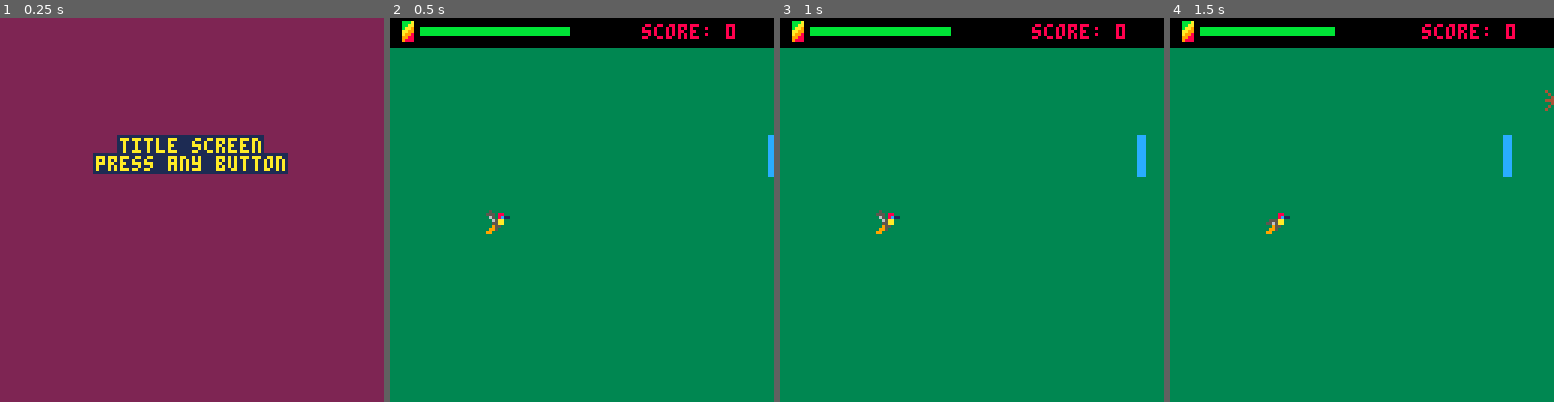
Above: before the commit, frames 1-4 (left to right).
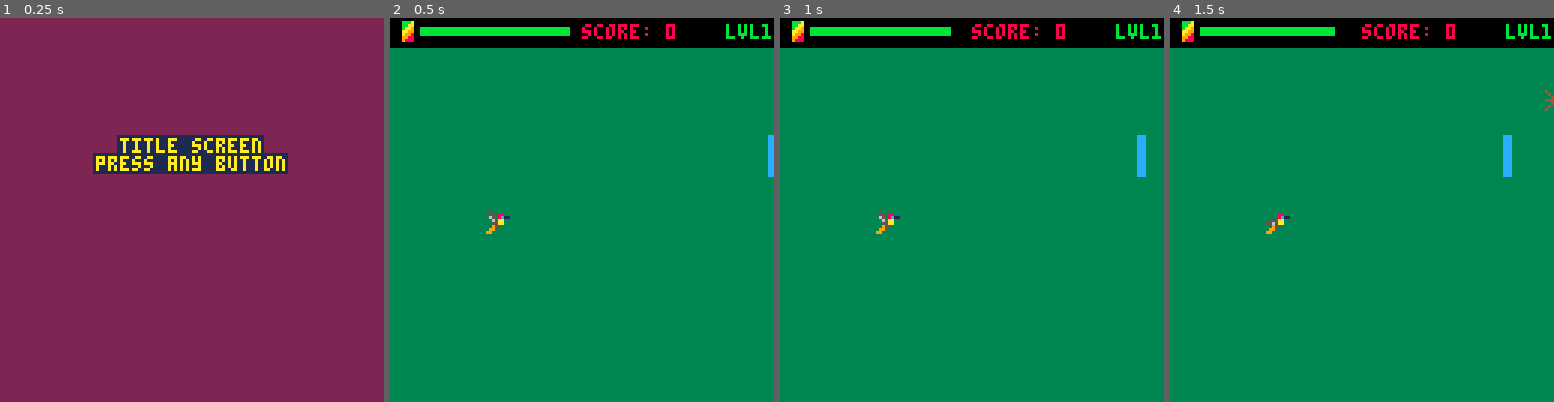
Above: after the commit, the same moments.

Repository: Cuttleshock/PICO-8-projects
Game: PICO-8 cartridge humm.p8
Same seed, same stepped clock (60 frames per second), same inputs: the game is played once before the commit and once after it.
Inputs:
- Up to frame 1 (0.25 s): no input
- Up to frame 2 (0.5 s): tap X (X key) at 0.33 s
- Up to frame 3 (1 s): tap O (Z key) at 0.7 s
- Up to frame 4 (1.5 s): tap X (X key) at 1.07 s

Frame 1 is identical in both runs. In frame 2, 0.8% of the frame differs, in the area x 50-100%, y 1-6%; in frame 3, 0.8%; in frame 4, 0.8%.

Commit message:
Create global level, incrementing with time

Diff:
--- a/humm.p8
+++ b/humm.p8
@@ -45,11 +45,18 @@
 scrnbt = 128
 minspeed = 0.25
 maxage = 2*3*2*5*7*2*3
+lvls = {
+	[0x0000.0100]=2,
+	[0x0000.0200]=3,
+	[0x0000.0300]=4,
+	[0x0000.0400]=5,
+}
 
 -- state
 nextspawn = 0
 actorseed = rnd(1)
 _time = 0
+_lvl = 1
 _maxnextscore = 80
 _tonextscore = _maxnextscore
 _score = 0
@@ -419,6 +426,9 @@
 		end
 		updatenpcs()
 		_time += eps
+		if lvls[_time] then
+			_lvl = lvls[_time]
+		end
 		_tonextscore -= 1
 		if _tonextscore == 0 then
 			_score += 1
@@ -461,9 +471,15 @@
 		end
 		print(
 		 'score: '.._score,
-		 84,
+		 64,
 		 2,
 		 8
+		)
+		print(
+		 'lvl'.._lvl,
+		 112,
+		 2,
+		 11
 		)
 	elseif _fsm == 'gmover' then
 		cls()
@@ -473,6 +489,12 @@
 		 scrnrt,
 		 scrnbt,
 		 3
+		)
+		print(
+		 'lvl'.._lvl,
+		 112,
+		 2,
+		 11
 		)
 		pc:draw()
 		for n in all(npcs) do
